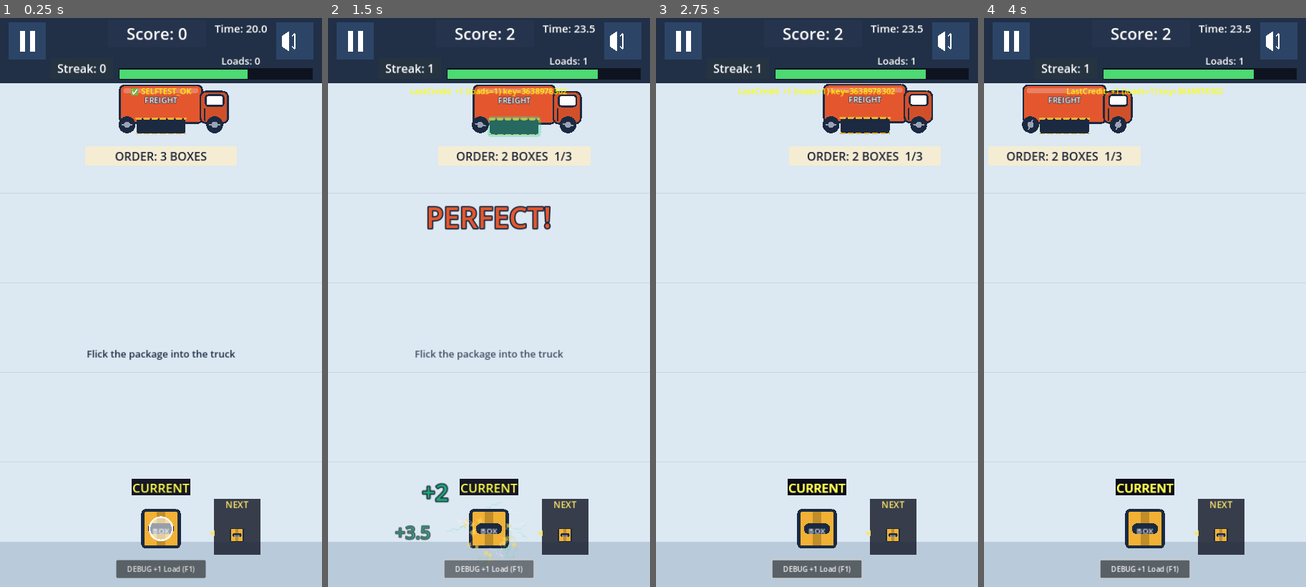
Above: before the commit, frames 1-4 (left to right).
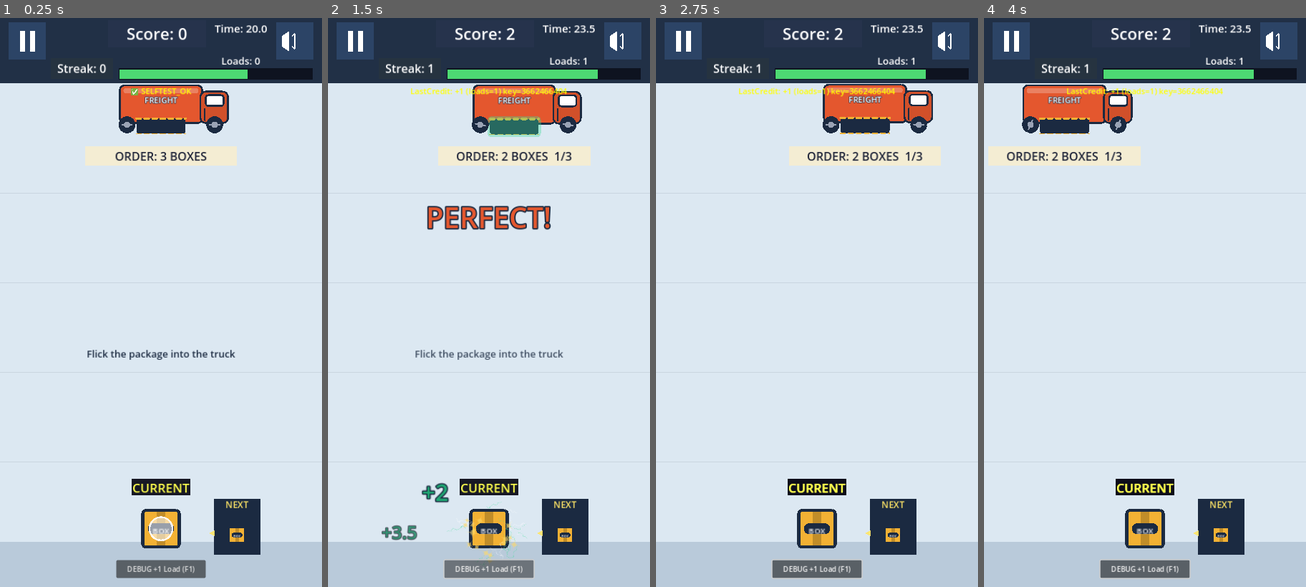
Above: after the commit, the same moments.

Repository: shaharFranses/flick-freight
Game: Godot game, scene res://scenes/main.tscn
Two runs of this game, one before a commit and one after it. Both use one fixed random seed, a clock stepped at 60 frames per second and the inputs below.
Inputs (mouse positions are in pixels of both pictures, inside the frame that each line leads up to):
- Up to frame 1 (0.25 s): no input
- Up to frame 2 (1.5 s): move the mouse to (559, 274) at 0.52 s; click (559, 274) at 0.67 s; tap Space (ui_select) at 0.77 s; click "DEBUG +1 Load (F1)" at 1.25 s
- Up to frame 3 (2.75 s): drag from (752, 330) to (891, 131) at 2.02 s
- Up to frame 4 (4 s): move the mouse to (1177, 171) at 2.77 s; click (1177, 171) at 2.92 s; drag from (1128, 416) to (1048, 217) at 3.52 s

The runs differ from the first frame. In frame 1, 1.0% of the frame differs, in the area x 66-81%, y 84-93%; in frame 2, 1.3%, in the area x 16-81%, y 12-93%; in frame 3, 1.0%; in frame 4, 1.0%.

Commit message:
r4 Visuals 3.83 follow-ups: BARREL label fits pill, CURRENT tag hidden on launch, time pops clamped below HUD beside truck, navy boot + amber wordmark (no Godot splash), navy NEXT plate 1.2x icon, fire halo instead of cargo tint, bigger white-rimmed aim dots, stronger streak rings

Diff:
--- a/project.godot
+++ b/project.godot
@@ -17,6 +17,7 @@
 
 [boot_splash]
 
+show_image=false
 bg_color=Color(0.105882, 0.164706, 0.254902, 1)
 
 [display]
--- a/scripts/art.gd
+++ b/scripts/art.gd
@@ -123,8 +123,8 @@
 			shape(n, top, BLUE.lightened(0.15), true, 3)
 			for y in [-14.0, 16.0]:
 				line(n, PackedVector2Array([Vector2(-27, y), Vector2(27, y)]), NAVY, 4)
-			var pill = shape(n, rrect(-18, -6, 36, 14, 7), NAVY, false)
-			_label(n, "BARREL", 10, Vector2(-24, -8), Vector2(48, 18))
+			var pill = shape(n, rrect(-24, -7, 48, 15, 7), NAVY, false)
+			_label(n, "BARREL", 9, Vector2(-24, -8), Vector2(48, 17))  # fits inside the pill
 		_:
 			shape(n, rrect(-24, -24, 48, 48, 4), AMBER)
 			shape(n, PackedVector2Array([Vector2(-6, -22), Vector2(6, -22), Vector2(6, 22), Vector2(-6, 22)]), AMBER.darkened(0.2), false)
--- a/scripts/game_manager.gd
+++ b/scripts/game_manager.gd
@@ -387,11 +387,24 @@
 	# A: Update timer only after first spawn
 	# r5 on-fire: current package glows (pulse)
 	if current_package != null and is_instance_valid(current_package) and current_package.modulate.a > 0.5:
+		# r4: fire glow is a pulsing amber halo behind the cargo; the cargo fill is never tinted
+		if current_package.modulate != Color(1, 1, 1, 1):
+			current_package.modulate = Color(1, 1, 1, 1)
+		var halo = current_package.get_node_or_null("FireHalo")
 		if on_fire:
-			var k = 0.5 + 0.5 * sin(Time.get_ticks_msec() / 90.0)
-			current_package.modulate = Color(1.0 + 0.5 * k, 0.85 + 0.15 * k, 0.6, 1.0)
-		elif current_package.modulate != Color(1, 1, 1, 1):
-			current_package.modulate = Color(1, 1, 1, 1)
+			if halo == null:
+				halo = Sprite2D.new()
+				halo.name = "FireHalo"
+				halo.texture = Art.shock_ring()
+				halo.z_index = -1
+				halo.show_behind_parent = true
+				current_package.add_child(halo)
+			var k = 0.5 + 0.5 * sin(Time.get_ticks_msec() / 120.0)
+			halo.visible = true
+			halo.modulate = Color(1.0, 0.6, 0.15, 0.55 + 0.4 * k)
+			halo.scale = Vector2.ONE * (1.25 + 0.12 * k)
+		elif halo != null:
+			halo.visible = false
 	if run_started:
 		time_remaining -= delta
 		if time_remaining < T.low_time_warning and time_remaining > 0:
@@ -482,7 +495,7 @@
 # r3: NEXT preview sits beside the flick spot and shows the real cargo art
 const FLICK_SPOT = Vector2(360, 1150)
 const NEXT_POS = Vector2(530, 1160)
-const NEXT_ART_SCALE = 0.6  # r4: NEXT secondary, well under CURRENT's drawn size
+const NEXT_ART_SCALE = 0.72  # r4: NEXT secondary, well under CURRENT's drawn size
 const NEXT_SLIDE_TIME = 0.25
 var advance_ghost: Node2D = null  # r3: transient cargo art sliding NEXT -> flick spot
 var advance_tween: Tween = null
@@ -513,7 +526,7 @@
 	panel.name = "Panel"
 	panel.size = Vector2(104, 124)
 	panel.position = Vector2(-52, -76)
-	panel.color = Color(0.1, 0.12, 0.18, 0.85)
+	panel.color = Art.NAVY  # r4: navy plate
 	panel.mouse_filter = Control.MOUSE_FILTER_IGNORE
 	next_preview.add_child(panel)
 
@@ -558,6 +571,7 @@
 	# (3): Add dark backing plate first (drawn behind label)
 	var label_backing = ColorRect.new()
 	label_backing.size = Vector2(132, 38)
+	label_backing.name = "CurrentChipBg"
 	label_backing.color = Color(0.05, 0.05, 0.1, 0.95)  # Very dark, high opacity
 	label_backing.position = Vector2(-66, -112)  # Above the (larger) package art
 	label_backing.z_index = 99
--- a/scripts/package_base.gd
+++ b/scripts/package_base.gd
@@ -118,12 +118,12 @@
 	aim_root.visible = false
 	for i in AIM_DOTS:
 		var d = Polygon2D.new()
-		var r = lerp(7.0, 3.5, float(i) / AIM_DOTS)
+		var r = lerp(10.0, 5.5, float(i) / AIM_DOTS)
 		d.polygon = Art.circle(Vector2.ZERO, r, 10)
 		d.color = Color(Art.NAVY, lerp(0.95, 0.3, float(i) / AIM_DOTS))
 		var ol = Line2D.new()
 		var pts = Art.circle(Vector2.ZERO, r, 10); pts.append(pts[0])
-		ol.points = pts; ol.width = 2.0; ol.default_color = Color(1, 1, 1, d.color.a)
+		ol.points = pts; ol.width = 3.0; ol.default_color = Color(1, 1, 1, max(d.color.a, 0.8))
 		d.add_child(ol)
 		aim_root.add_child(d)
 	add_child(aim_root)
@@ -190,6 +190,9 @@
 	freeze = false
 	apply_central_impulse(impulse)  # This divides by mass internally, so we get desired velocity
 	has_been_flicked = true
+	for cn in ["CurrentChip", "CurrentChipBg"]:  # r4: the CURRENT tag stays behind on launch
+		var c = get_node_or_null(cn)
+		if c: c.visible = false
 	var _gm = get_tree().root.get_node_or_null("Main/GameManager")
 	if _gm and _gm.qa_mode and _gm.qa_hold_aim and aim_root and aim_root.visible:
 		_aim_hold_until = Time.get_ticks_msec() / 1000.0 + 4.0
--- a/scripts/ui_manager.gd
+++ b/scripts/ui_manager.gd
@@ -682,17 +682,21 @@
 	_time_pops_live = max(_time_pops_live, 0)
 	var slot = _time_pops_live
 	_time_pops_live += 1
-	l.position = from_pos + (Vector2(-210, -20 + 46 * slot) if amount > 0 else Vector2(-40, -30))
-	l.position.x = max(l.position.x, 8.0)
+	# beside the truck on its open side (clear of FREIGHT/cab), never at the screen edge under the truck
+	var side_x = from_pos.x + 168.0 if from_pos.x < 360.0 else from_pos.x - 240.0
+	l.position = Vector2(side_x, from_pos.y - 20 + 46 * slot) if amount > 0 else from_pos + Vector2(-40, -30)
+	l.position.x = clamp(l.position.x, 8.0, 640.0)
 	$UI.add_child(l)
-	var target = timer_bar_bg.position + Vector2((timer_bar_bg.size.x - 6) * clamp(game_manager.time_remaining / game_manager.T.clock_cap, 0.0, 1.0) - 40, -6)
+	# r4: never travel into the HUD band / bar: float up to just below it and fade
+	l.position.y = max(l.position.y, 185.0)
+	var target = Vector2(l.position.x, max(l.position.y - 60.0, 175.0))
 	var dur = 0.6 * (3.0 if game_manager.qa_mode else 1.0)
 	var tw = l.create_tween()
 	if amount > 0:
 		l.modulate.a = 0.0
 		tw.tween_interval((0.15 + 0.25 * slot) * (3.0 if game_manager.qa_mode else 1.0))
 		tw.tween_property(l, "modulate:a", 1.0, 0.05)
-		tw.tween_property(l, "position:y", l.position.y - 40, 0.15)
+		tw.tween_property(l, "position:y", max(l.position.y - 40, 175.0), 0.15)
 	tw.tween_property(l, "position", target, dur).set_trans(Tween.TRANS_CUBIC).set_ease(Tween.EASE_IN)
 	tw.tween_property(l, "modulate:a", 0.0, 0.15)
 	tw.tween_callback(func():
@@ -923,16 +927,17 @@
 		return
 	var col = [Art.WHITE, Art.WHITE, Art.MINT, Art.AMBER, Art.CORAL][clamp(mult, 1, 4)]
 	var ring = Sprite2D.new()
-	ring.texture = Art.TEX_RING
-	ring.modulate = Color(col, 0.9)
-	ring.position = bay.global_position
-	ring.scale = Vector2(0.6, 0.6)
+	ring.texture = Art.shock_ring()
+	ring.modulate = Color(col if mult < 4 else Art.CORAL, 1.0)
+	if mult == 2: ring.modulate = Color("#1FA673")
+	ring.position = bay.global_position + Vector2(0, 10)
+	ring.scale = Vector2(0.8, 0.6)
 	ring.z_index = 60
 	world.add_child(ring)
 	var rt = ring.create_tween()
 	rt.set_parallel(true)
-	rt.tween_property(ring, "scale", Vector2(4.5, 4.5), 0.45)
-	rt.tween_property(ring, "modulate:a", 0.0, 0.45)
+	rt.tween_property(ring, "scale", Vector2(3.2, 2.2), 0.6).set_trans(Tween.TRANS_CUBIC).set_ease(Tween.EASE_OUT)
+	rt.tween_property(ring, "modulate:a", 0.0, 0.6).set_trans(Tween.TRANS_QUAD).set_ease(Tween.EASE_IN)
 	rt.chain().tween_callback(ring.queue_free)
 	var l = Label.new()
 	l.text = "x%d!" % mult
Not shown, changed: custom_html/custom_shell.html
